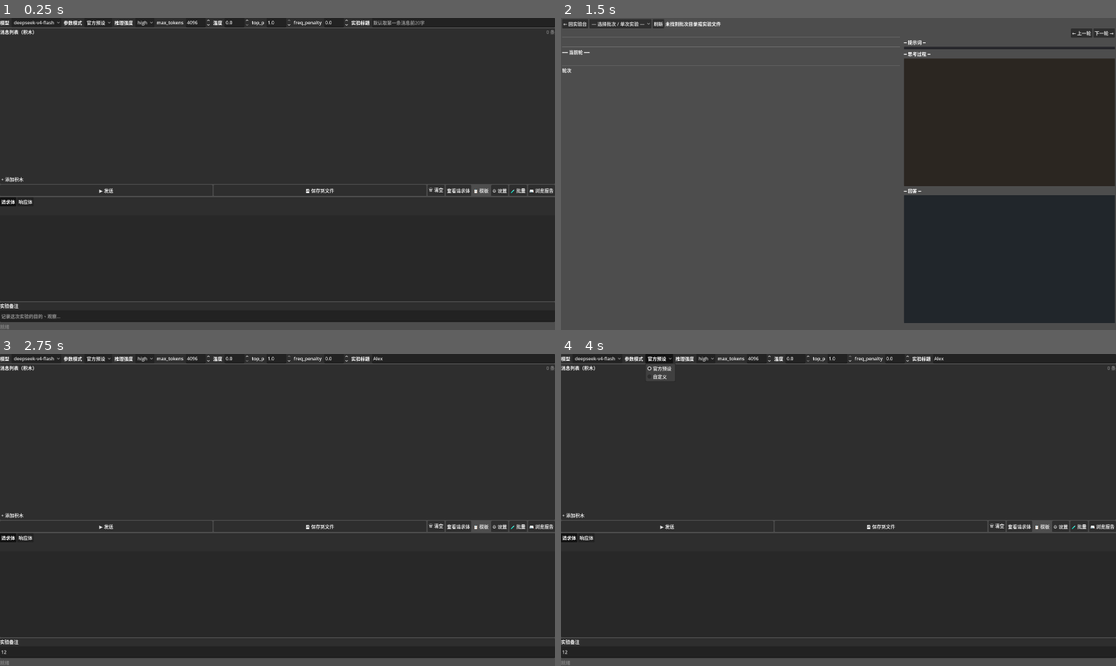
Above: before the commit, frames 1-4 (two rows, left to right).
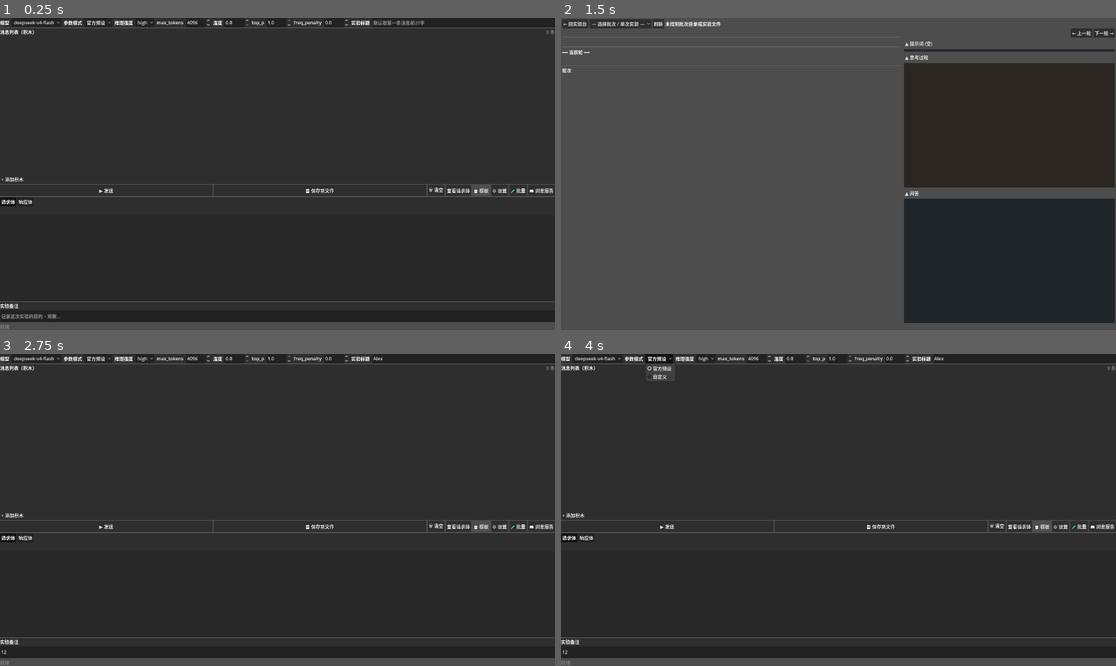
Above: after the commit, the same moments.

Repository: fkyah3/experiment-console
Game: Godot game, scene res://scenes/ExperimentPanel.tscn
Two runs of this game, one before a commit and one after it. Both use one fixed random seed, a clock stepped at 60 frames per second and the inputs below.
Inputs (mouse positions are in pixels of both pictures, inside the frame that each line leads up to):
- Up to frame 1 (0.25 s): no input
- Up to frame 2 (1.5 s): click (1027, 21) at 0.52 s; type "Alex" at 0.6 s; click (838, 317) at 0.75 s; type "12" at 0.83 s; click "📖 浏览报告" at 1.25 s
- Up to frame 3 (2.75 s): click "← 回实验台" at 2 s
- Up to frame 4 (4 s): click "deepseek-v4-flash" at 2.75 s; click "官方预设" at 3.5 s

The runs differ from the first frame. In frame 2, 1.9% of the frame differs, in the area x 61-100%, y 7-58%; in frame 3, less than 0.1%; in frame 4, less than 0.1%.

Commit message:
功能: BatchReader 右侧面板改为可折叠
- 提示词、思考过程、回答三个 TextEdit 各有一个折叠按钮
- ▲ 展开状态 — 显示全文 + 字符数 + 前 40 字摘要
- ▼ 折叠状态 — TextEdit 隐藏，按钮显示字号 + "空"
- 旧静态 Label 自动隐藏
- 切换轮次/文件时自动刷新按钮摘要

Diff:
--- a/scripts/BatchReader.gd
+++ b/scripts/BatchReader.gd
@@ -31,8 +31,13 @@
 @onready var prev_btn: Button = %PrevBtn
 @onready var next_btn: Button = %NextBtn
 
+var _prompt_fold_btn: Button
+var _reasoning_fold_btn: Button
+var _content_fold_btn: Button
+
 
 func _ready() -> void:
+	_build_fold_buttons()
 	refresh_btn.pressed.connect(_refresh_batch_list)
 	back_btn.pressed.connect(func(): back_requested.emit())
 	batch_select.item_selected.connect(_on_batch_selected)
@@ -40,6 +45,79 @@
 	prev_btn.pressed.connect(_on_prev)
 	next_btn.pressed.connect(_on_next)
 	_refresh_batch_list()
+
+
+func _build_fold_buttons() -> void:
+	if not prompt_view:
+		return
+	var rp := prompt_view.get_parent()
+	if rp:
+		var pl := rp.get_node_or_null("PromptLabel")
+		var rl := rp.get_node_or_null("ReasoningLabel")
+		var cl := rp.get_node_or_null("ContentLabel")
+		if pl: pl.visible = false
+		if rl: rl.visible = false
+		if cl: cl.visible = false
+	_prompt_fold_btn = _make_fold_header("▲ 提示词 (空)", prompt_view)
+	_reasoning_fold_btn = _make_fold_header("▲ 思考过程", reasoning_view)
+	_content_fold_btn = _make_fold_header("▲ 回答", content_view)
+	_prompt_fold_btn.pressed.connect(func(): _toggle_fold("prompt"))
+	_reasoning_fold_btn.pressed.connect(func(): _toggle_fold("reasoning"))
+	_content_fold_btn.pressed.connect(func(): _toggle_fold("content"))
+
+
+func _make_fold_header(title: String, te: TextEdit) -> Button:
+	var btn := Button.new()
+	btn.text = title
+	btn.alignment = HORIZONTAL_ALIGNMENT_LEFT
+	btn.flat = true
+	btn.size_flags_horizontal = Control.SIZE_EXPAND_FILL
+	var rp := te.get_parent()
+	if rp:
+		rp.add_child(btn)
+		rp.move_child(btn, te.get_index())
+	return btn
+
+
+func _toggle_fold(section: String) -> void:
+	var te: TextEdit
+	var btn: Button
+	var label: String
+	match section:
+		"prompt":
+			te = prompt_view
+			btn = _prompt_fold_btn
+			label = "提示词"
+		"reasoning":
+			te = reasoning_view
+			btn = _reasoning_fold_btn
+			label = "思考过程"
+		"content":
+			te = content_view
+			btn = _content_fold_btn
+			label = "回答"
+		_:
+			return
+	te.visible = not te.visible
+	var arrow := "▲" if te.visible else "▼"
+	var chars := te.text.length()
+	btn.text = "%s %s (%d 字)" % [arrow, label, chars]
+
+
+func _update_fold_texts() -> void:
+	_update_fold_btn(prompt_view, _prompt_fold_btn, "提示词")
+	_update_fold_btn(reasoning_view, _reasoning_fold_btn, "思考过程")
+	_update_fold_btn(content_view, _content_fold_btn, "回答")
+
+
+func _update_fold_btn(te: TextEdit, btn: Button, label: String) -> void:
+	var chars := te.text.length()
+	var preview := te.text.left(40).replace("\n", " ")
+	var arrow := "▲" if te.visible else "▼"
+	if chars > 0:
+		btn.text = "%s %s (%d 字) — %s" % [arrow, label, chars, preview]
+	else:
+		btn.text = "%s %s (空)" % [arrow, label]
 
 
 func _refresh_batch_list() -> void:
@@ -378,6 +456,7 @@
 			prompt_text += "[tool]\n" + msg_content + "\n\n"
 
 	prompt_view.text = prompt_text.strip_edges()
+	_update_fold_texts()
 
 	var reasoning_content: String = ""
 	var content_text: String = ""
